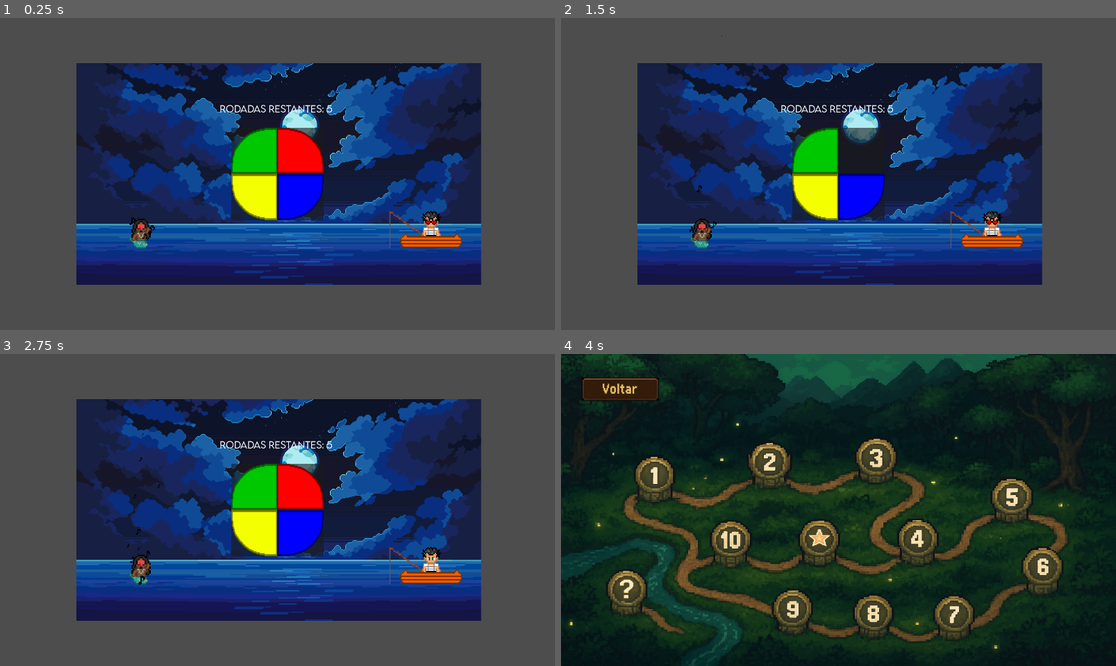
Above: before the commit, frames 1-4 (two rows, left to right).
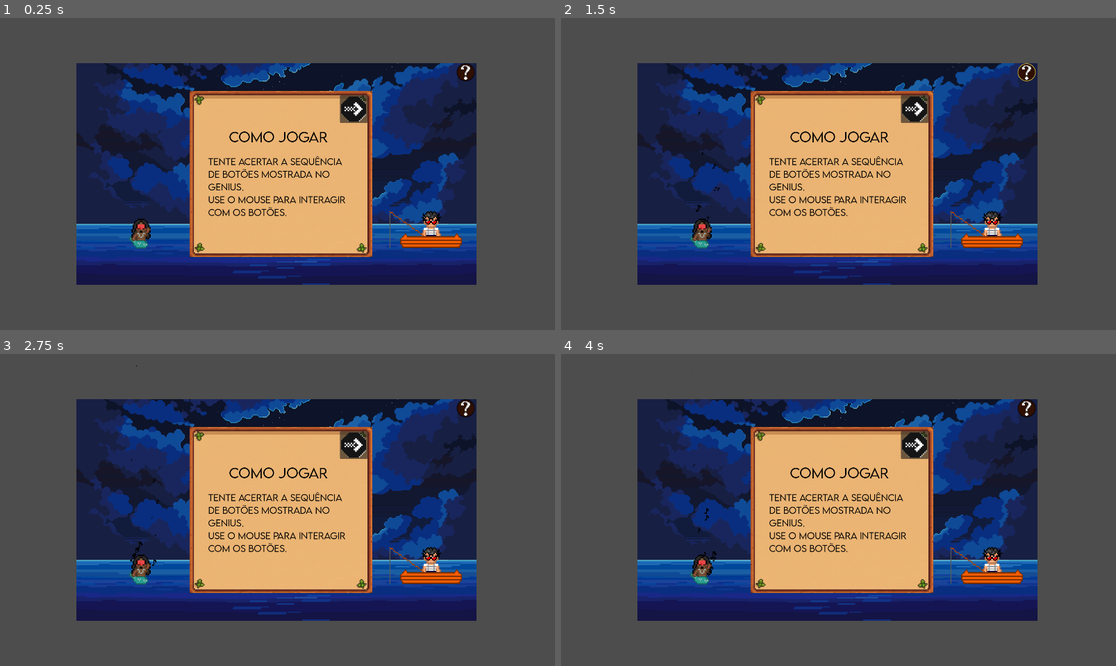
Above: after the commit, the same moments.

Repository: GuilhermeBrga/lendas_do_Brasil
Game: Godot game, scene res://cenas/fases/fase_iara/fase4_iara.tscn
Two runs of this game, one before a commit and one after it. Both use one fixed random seed, a clock stepped at 60 frames per second and the inputs below. This scene is started directly instead of the project's main scene. Sound files missing from this copy of the repository are replaced by a short silence.
Inputs (mouse positions are in pixels of both pictures, inside the frame that each line leads up to):
- Up to frame 1 (0.25 s): no input
- Up to frame 2 (1.5 s): click (916, 108) at 0.52 s; click (1027, 71) at 1.27 s
- Up to frame 3 (2.75 s): click (255, 488) at 2.02 s
- Up to frame 4 (4 s): click (860, 488) at 2.75 s; click (943, 544) at 3.52 s

The runs differ from the first frame. In frame 1, 21% of the frame differs, in the area x 21-87%, y 14-86%; in frame 2, 21%; in frame 3, 21%; in frame 4, 96%, in the area x 0-100%, y 0-100%.

Commit message:
add: adicionei a logica de tutorial

Diff:
--- a/cenas/fases/fase_iara/fase4_iara.tscn
+++ b/cenas/fases/fase_iara/fase4_iara.tscn
@@ -1,16 +1,18 @@
-[gd_scene load_steps=5 format=3 uid="uid://n51uxuf1od1v"]
+[gd_scene load_steps=7 format=3 uid="uid://n51uxuf1od1v"]
 
 [ext_resource type="Texture2D" uid="uid://dn17626rsdbu6" path="res://cenas/fases/fase_iara/estaticos/rio_pixel_art.png" id="1_2plfc"]
 [ext_resource type="PackedScene" uid="uid://dlr3vq0coj82u" path="res://cenas/fases/fase_iara/iara/iara.tscn" id="2_xcssl"]
 [ext_resource type="PackedScene" uid="uid://5nvek2byo5l8" path="res://cenas/fases/fase_iara/pescador/pescador.tscn" id="3_78bdd"]
 [ext_resource type="PackedScene" uid="uid://ci3luptcdfg2j" path="res://cenas/fases/fase_iara/simon/simon_says.tscn" id="4_0u6rp"]
+[ext_resource type="PackedScene" uid="uid://b1mab1aqs15aw" path="res://cenas/fases/fase_iara/tutorial/iara-tutorial.tscn" id="5_r0any"]
+[ext_resource type="PackedScene" uid="uid://7fxohjm2hd56" path="res://cenas/fases/fase_iara/tutorial/btn_duvida.tscn" id="6_8evqp"]
 
 [node name="MainIara" type="Node"]
 
 [node name="TextureRect" type="TextureRect" parent="."]
 offset_left = -696.0
 offset_top = -384.0
-offset_right = 3749.0
+offset_right = 3698.0
 offset_bottom = 2219.0
 scale = Vector2(0.315, 0.295)
 texture = ExtResource("1_2plfc")
@@ -26,5 +28,22 @@
 [node name="SimonSays" parent="." instance=ExtResource("4_0u6rp")]
 position = Vector2(-160, -160)
 
+[node name="Control" parent="." instance=ExtResource("5_r0any")]
+anchors_preset = 0
+anchor_right = 0.0
+anchor_bottom = 0.0
+offset_left = -304.0
+offset_top = -288.0
+offset_right = -304.0
+offset_bottom = -288.0
+
+[node name="BtnDuvida" parent="." instance=ExtResource("6_8evqp")]
+offset_left = 619.0
+offset_top = -384.0
+offset_right = 619.0
+offset_bottom = -384.0
+
 [connection signal="ganhar_signal" from="SimonSays" to="pescador" method="_on_simon_says_ganhar_signal"]
 [connection signal="perder_signal" from="SimonSays" to="pescador" method="_on_simon_says_perder_signal"]
+[connection signal="pausado" from="Control" to="SimonSays" method="_on_control_pausado"]
+[connection signal="aparecer_pop_up" from="BtnDuvida" to="Control" method="_on_btn_duvida_aparecer_pop_up"]
--- a/cenas/fases/fase_iara/simon/simon_says.gd
+++ b/cenas/fases/fase_iara/simon/simon_says.gd
@@ -30,7 +30,6 @@
 func _ready() -> void:
 	randomize()
 	texto.text = "RODADAS RESTANTES: " + str(rodadas)
-	iniciar_jogo()
 
 func travar_butoes():
 	for butao:TextureButton in butoes:
@@ -109,7 +108,7 @@
 	rodadas -= 1
 
 func ganhar_simon():
-	if rodadas == 4:
+	if rodadas == 5:
 		ganhar()
 		return
 
--- /dev/null
+++ b/cenas/fases/fase_iara/tutorial/btn_duvida.gd
@@ -0,0 +1,6 @@
+extends Control
+signal aparecer_pop_up
+
+
+func _on_texture_button_pressed() -> void:
+	aparecer_pop_up.emit()
--- /dev/null
+++ b/cenas/fases/fase_iara/tutorial/btn_duvida.tscn
@@ -0,0 +1,23 @@
+[gd_scene load_steps=4 format=3 uid="uid://7fxohjm2hd56"]
+
+[ext_resource type="Script" uid="uid://c7bf18ew0drl5" path="res://cenas/fases/fase_iara/tutorial/btn_duvida.gd" id="1_8nnq5"]
+[ext_resource type="Texture2D" uid="uid://wpkm3b12qhbh" path="res://assets/elementos/btn_duvida.png" id="2_hpinp"]
+[ext_resource type="Texture2D" uid="uid://ifb05c7gbfci" path="res://assets/elementos/btn_duvida2.png" id="3_5jf3d"]
+
+[node name="BtnDuvida" type="Control"]
+layout_mode = 3
+anchor_right = 0.0333333
+anchor_bottom = 0.0592593
+script = ExtResource("1_8nnq5")
+metadata/_edit_use_anchors_ = true
+
+[node name="TextureButton" type="TextureButton" parent="."]
+layout_mode = 1
+anchors_preset = -1
+anchor_right = 1.0
+anchor_bottom = 1.0
+texture_normal = ExtResource("2_hpinp")
+texture_hover = ExtResource("3_5jf3d")
+metadata/_edit_use_anchors_ = true
+
+[connection signal="pressed" from="TextureButton" to="." method="_on_texture_button_pressed"]
--- /dev/null
+++ b/cenas/fases/fase_iara/tutorial/iara-tutorial.tscn
@@ -0,0 +1,74 @@
+[gd_scene load_steps=7 format=3 uid="uid://b1mab1aqs15aw"]
+
+[ext_resource type="Texture2D" uid="uid://dw5w243mih82m" path="res://assets/elementos/painel_generico.png" id="1_kp44s"]
+[ext_resource type="Script" uid="uid://c1cc5h6w73qjm" path="res://tutorial_iara.gd" id="1_rmfbd"]
+[ext_resource type="FontFile" uid="uid://dcgork77dfg8o" path="res://cenas/fases/fase_curupira/resources/fontes/lemon_milk/LEMONMILK-Light.otf" id="2_p0m65"]
+[ext_resource type="Texture2D" uid="uid://db3yi1pt5x5q1" path="res://assets/elementos/setas.png" id="3_0mowe"]
+
+[sub_resource type="LabelSettings" id="LabelSettings_0mowe"]
+font = ExtResource("2_p0m65")
+font_size = 30
+font_color = Color(0, 0, 0, 1)
+
+[sub_resource type="LabelSettings" id="LabelSettings_rmfbd"]
+font = ExtResource("2_p0m65")
+font_size = 46
+font_color = Color(0, 0, 0, 1)
+
+[node name="Control" type="Control"]
+process_mode = 3
+layout_mode = 3
+anchor_right = 0.329167
+anchor_bottom = 0.533333
+script = ExtResource("1_rmfbd")
+metadata/_edit_use_anchors_ = true
+
+[node name="TextureRect" type="TextureRect" parent="."]
+layout_mode = 0
+offset_right = 632.0
+offset_bottom = 576.0
+texture = ExtResource("1_kp44s")
+expand_mode = 1
+
+[node name="Label" type="Label" parent="TextureRect"]
+layout_mode = 1
+anchors_preset = 8
+anchor_left = 0.5
+anchor_top = 0.5
+anchor_right = 0.5
+anchor_bottom = 0.5
+offset_left = -252.0
+offset_top = -64.0
+offset_right = 260.0
+offset_bottom = 197.0
+grow_horizontal = 2
+grow_vertical = 2
+text = "TENTE ACERTAR A SEQUÊNCIA DE BOTÕES MOSTRADA NO GENIUS.
+USE O MOUSE PARA INTERAGIR COM OS BOTÕES.
+"
+label_settings = SubResource("LabelSettings_0mowe")
+autowrap_mode = 2
+
+[node name="Label2" type="Label" parent="TextureRect"]
+layout_mode = 1
+anchors_preset = 5
+anchor_left = 0.5
+anchor_right = 0.5
+offset_left = -180.0
+offset_top = 128.0
+offset_right = 162.0
+offset_bottom = 190.0
+grow_horizontal = 2
+text = "como jogar"
+label_settings = SubResource("LabelSettings_rmfbd")
+
+[node name="Button" type="Button" parent="TextureRect"]
+layout_mode = 1
+anchors_preset = -1
+anchor_left = 0.822785
+anchor_top = 0.0277778
+anchor_right = 0.973101
+anchor_bottom = 0.192708
+icon = ExtResource("3_0mowe")
+
+[connection signal="pressed" from="TextureRect/Button" to="." method="_on_button_pressed"]
--- /dev/null
+++ b/tutorial_iara.gd
@@ -0,0 +1,23 @@
+extends Control
+
+signal pausado
+var iniciou_simon := false
+
+func _ready() -> void:
+	pausar(true)
+
+func _on_button_pressed() -> void:
+	pausar(false)
+	visible = false
+	pausado.emit()
+
+	if not iniciou_simon:
+		iniciou_simon = true
+		$"../SimonSays".iniciar_jogo()
+
+func pausar(pausado:bool):
+	get_tree().paused = pausado
+
+
+func _on_btn_duvida_aparecer_pop_up() -> void:
+	visible = not visible
Binary file added: assets/elementos/btn_duvida.png
Not shown, added: assets/elementos/btn_duvida.png.import
Binary file added: assets/elementos/btn_duvida2.png
Not shown, added: assets/elementos/btn_duvida2.png.import
Not shown, added: cenas/fases/fase_iara/tutorial/btn_duvida.gd.uid
Not shown, added: tutorial_iara.gd.uid
